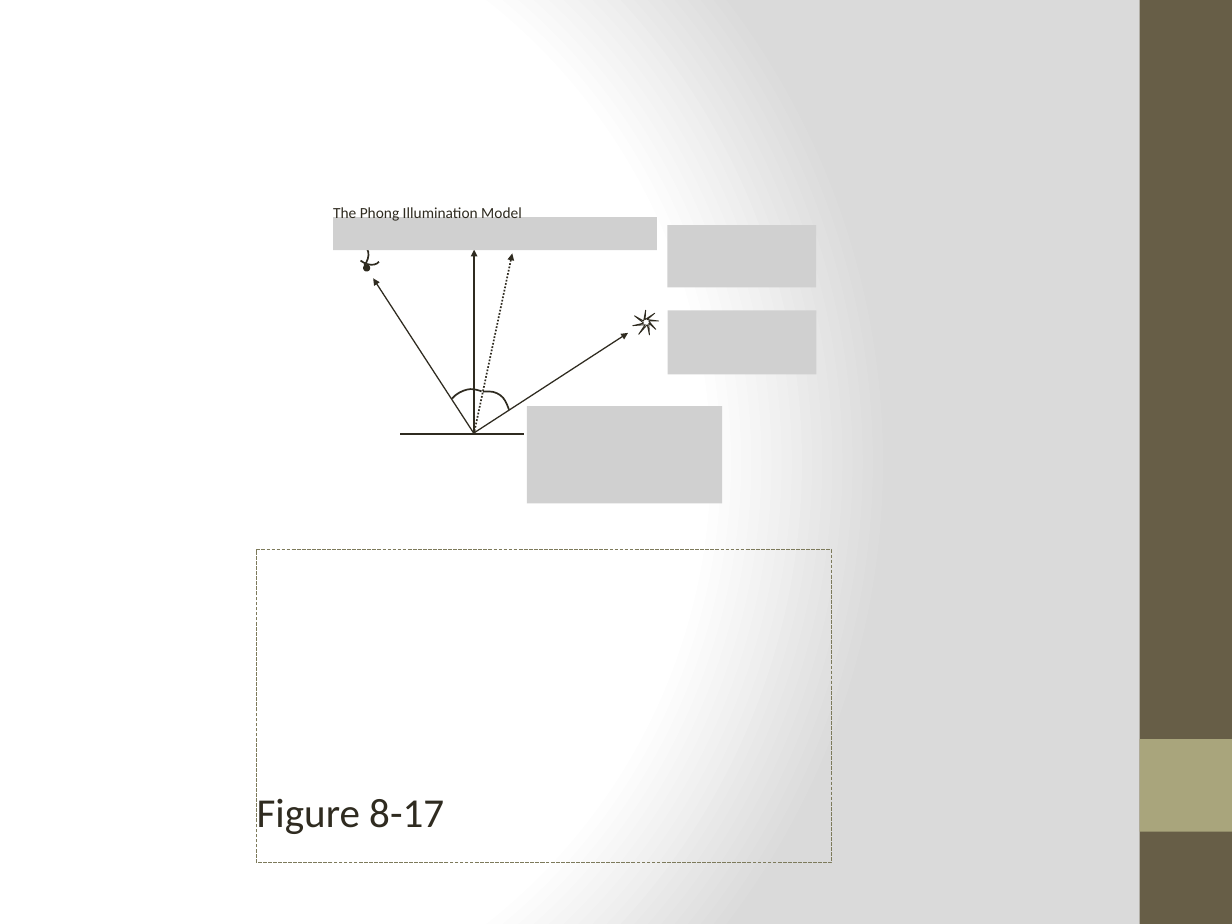
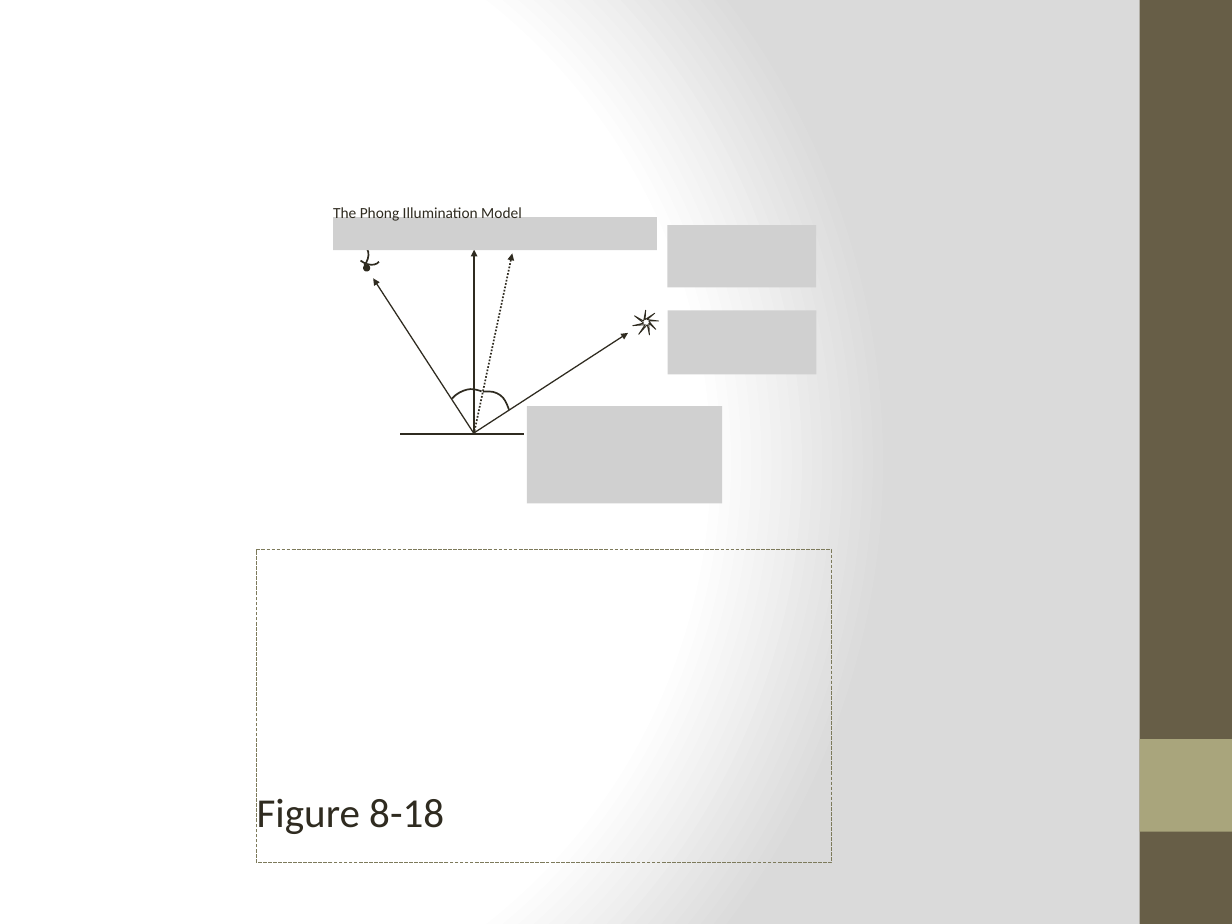
Before and after one commit to HTML5GameEngineGroup/GTCS-GameEngine2, a slide deck: slide 13 of Word/Diagrams/chapter8/chap 8.figures.pptx (slide 12 before the commit). Drawn at 1232x924 pixels with LibreOffice and Linux fonts; fonts in the diff are those of the drawing; grey boxes stand for pictures; background and template pictures are left out. Boxes give left, top, right and bottom in pixels: in the first picture for what was removed or moved away, otherwise in the second. Text is boxed around its words. In the diff, an @@ line names an element or a change of style, - is before the commit and + after.

Commit message:
Defined a new Figure for Chap 8

```diff
--- a/Word/Diagrams/chapter8/chap 8.figures.pptx
+++ b/Word/Diagrams/chapter8/chap 8.figures.pptx
@@ text at <box>257,799,444,834</box>: text changed @@
-Figure 8-17
+Figure 8-18
```
Also in this commit, not shown: 15 other slides changed, 1 slide added, 28 other files.
